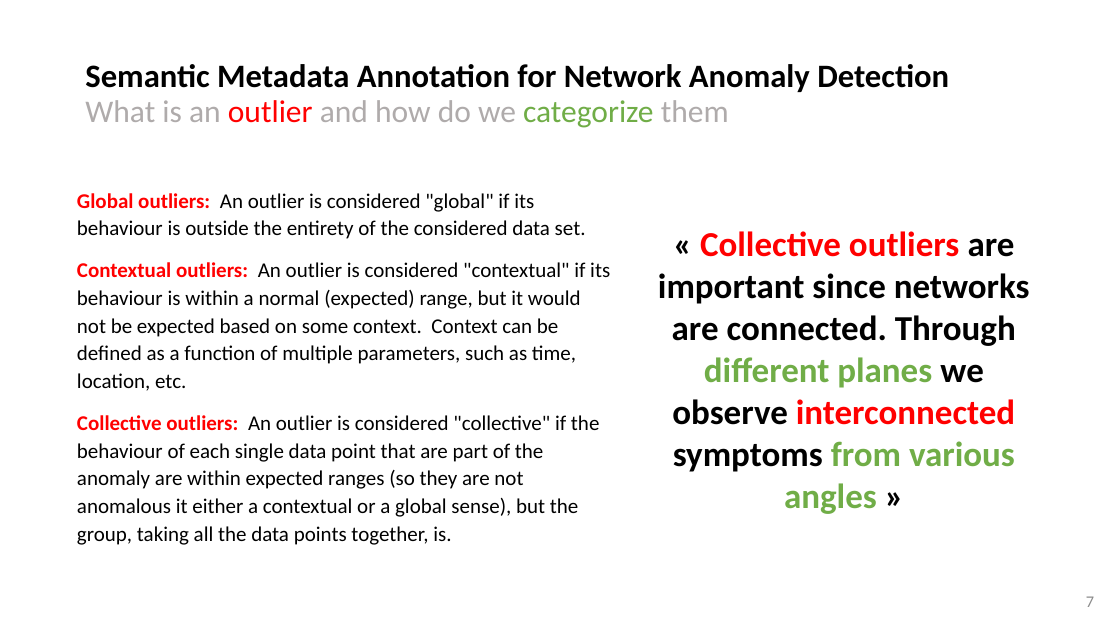
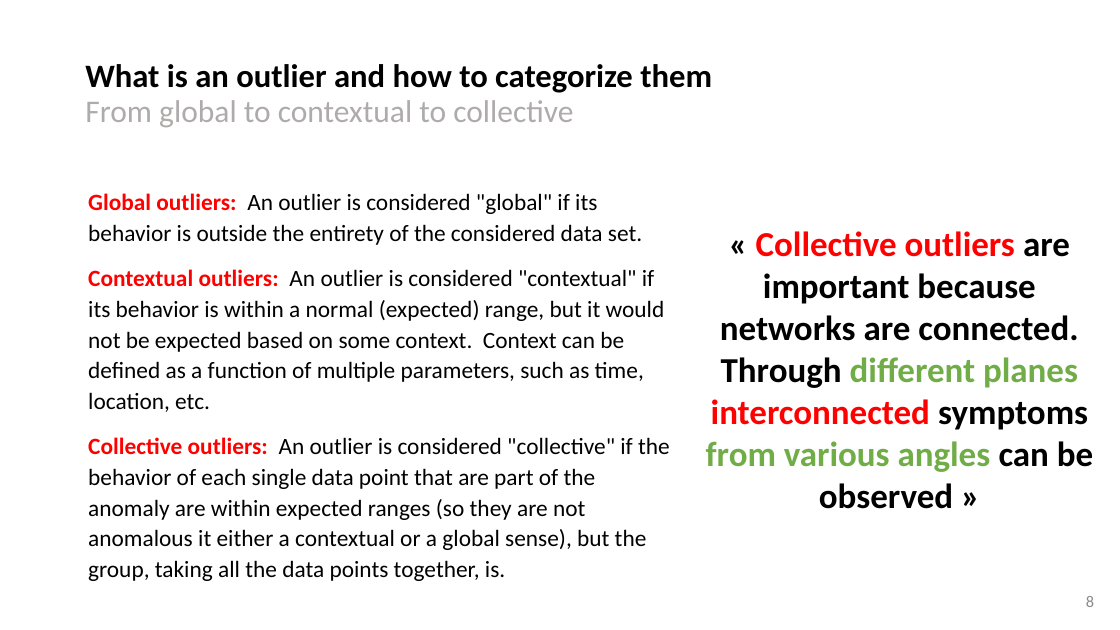
Before and after one commit to network-analytics/ietf-network-analytics-document-status, a slide deck: slide 8 of 118/NMRG/draft-netana-opsawg-nmrg-network-anomaly-semantics-01.pptx (slide 7 before the commit). Drawn at 1120x630 pixels with LibreOffice and Linux fonts; fonts in the diff are those of the drawing. Boxes give left, top, right and bottom in pixels: in the first picture for what was removed or moved away, otherwise in the second. Text is boxed around its words. In the diff, an @@ line names an element or a change of style, - is before the commit and + after.

```diff
--- a/118/NMRG/draft-netana-opsawg-nmrg-network-anomaly-semantics-01.pptx
+++ b/118/NMRG/draft-netana-opsawg-nmrg-network-anomaly-semantics-01.pptx
@@ title at [85, 64, 712, 127]: text changed @@
-Semantic Metadata Annotation for Network Anomaly Detection
-What is an outlier and how do we categorize them
+What is an outlier and how to categorize them
+From global to contextual to collective
@@ text at [88, 193, 670, 581]: text changed; size 18 to 20 pt @@
-Global outliers: An outlier is considered "global" if its behaviour is outside the entirety of the considered data set.
-Contextual outliers: An outlier is considered "contextual" if its behaviour is within a normal (expected) range, but it would not be expected based on some context. Context can be defined as a function of multiple parameters, such as time, location, etc.
-Collective outliers: An outlier is considered "collective" if the behaviour of each single data point that are part of the anomaly are within expected ranges (so they are not anomalous it either a contextual or a global sense), but the group, taking all the data points together, is.
+Global outliers: An outlier is considered "global" if its behavior is outside the entirety of the considered data set.
+Contextual outliers: An outlier is considered "contextual" if its behavior is within a normal (expected) range, but it would not be expected based on some context. Context can be defined as a function of multiple parameters, such as time, location, etc.
+Collective outliers: An outlier is considered "collective" if the behavior of each single data point that are part of the anomaly are within expected ranges (so they are not anomalous it either a contextual or a global sense), but the group, taking all the data points together, is.
@@ text at [706, 231, 1093, 509]: text changed @@
-« Collective outliers are important since networks are connected. Through different planes we observe interconnected symptoms from various angles »
+« Collective outliers are important because networks are connected. Through different planes interconnected symptoms from various angles can be observed »
@@ page number at [1086, 596, 1094, 607]: text changed @@
-7
+8
```
Also in this commit, not shown: 10 other slides changed, 1 slide added, 2 other files.
